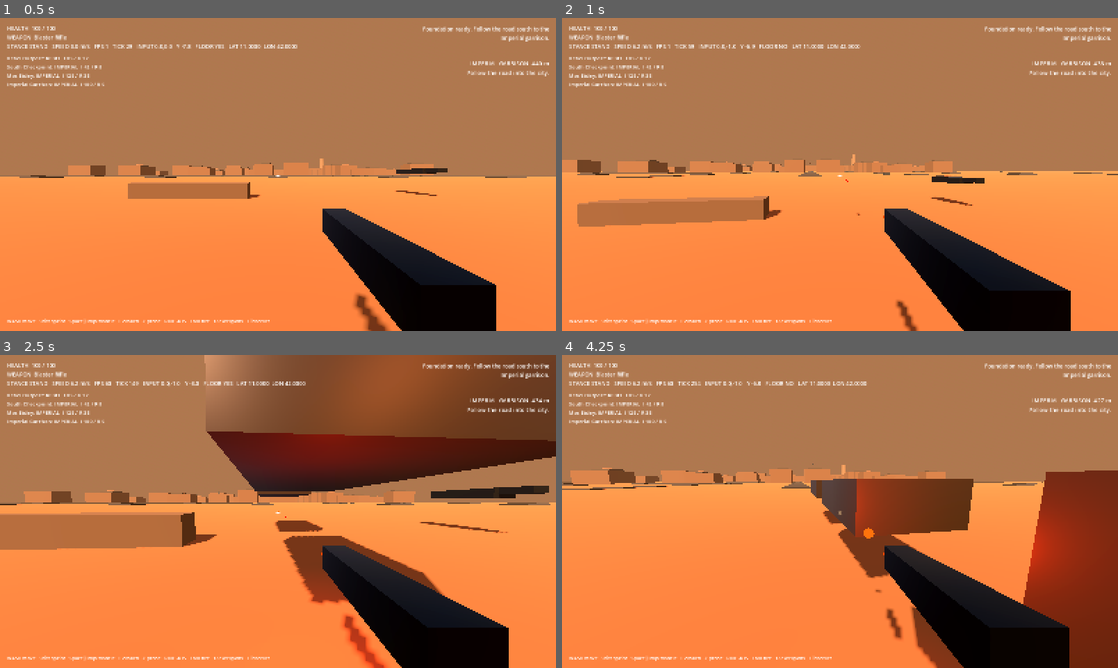
Above: before the commit, frames 1-4 (two rows, left to right).
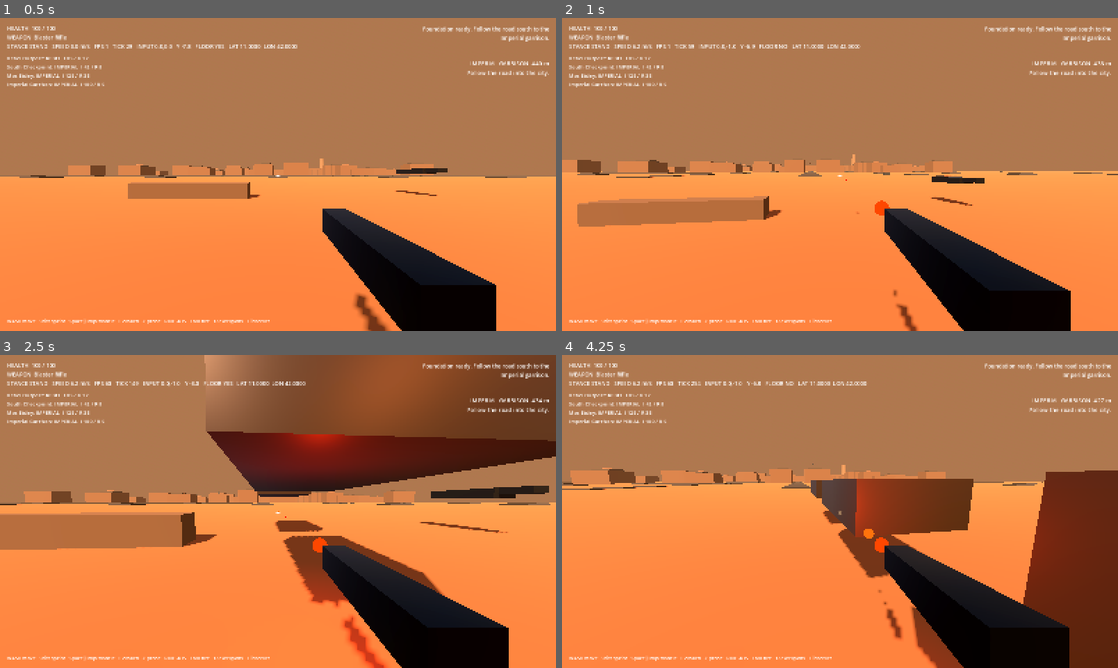
Above: after the commit, the same moments.

Repository: Deputy1389/far-horizon
Game: Godot game, scene res://game/scenes/main.tscn
Two runs of this game, one before a commit and one after it. Both use one fixed random seed, a clock stepped at 60 frames per second and the inputs below.
Inputs (mouse positions are in pixels of both pictures, inside the frame that each line leads up to):
- Up to frame 1 (0.5 s): no input
- Up to frame 2 (1 s): tap Enter at 0.5 s; move the mouse to (867, 174) at 0.52 s; press the mouse at (867, 174) at 0.53 s; hold W (move_forward) from 0.53 s (still down); tap Space (jump) at 0.77 s
- Up to frame 3 (2.5 s): keep holding W (move_forward); move the mouse to (250, 511) at 1.27 s; release the mouse at (250, 511) at 1.28 s; right-click (250, 511) at 1.35 s; tap Space (jump) at 1.52 s; click (250, 511) at 1.55 s; move the mouse to (289, 505) at 2.02 s; press the mouse at (289, 505) at 2.03 s; tap C (crouch) at 2.1 s
- Up to frame 4 (4.25 s): keep holding W (move_forward); move the mouse to (834, 517) at 2.77 s; release the mouse at (834, 517) at 2.78 s; click (834, 517) at 2.85 s; tap Space (jump) at 3.02, 3.77 s; move the mouse to (878, 514) at 3.52 s; press the mouse at (878, 514) at 3.53 s; tap E (interact) at 3.6 s

Frame 1 is identical in both runs. In frame 2, 0.1% of the frame differs, in the area x 51-62%, y 52-93%; in frame 3, 0.5%; in frame 4, 5.2%, in the area x 55-100%, y 44-85%.

Commit message:
combat: use extracted SWG weapon meshes for first-person viewmodel

Diff:
--- a/game/scripts/combat/weapon_controller.gd
+++ b/game/scripts/combat/weapon_controller.gd
@@ -17,6 +17,7 @@
 var viewmodel := Node3D.new()
 var muzzle := Marker3D.new()
 var weapon_mesh := MeshInstance3D.new()
+var imported_weapon: Node3D
 var muzzle_flash_mesh := MeshInstance3D.new()
 var muzzle_flash_light := OmniLight3D.new()
 var fire_audio := AudioStreamPlayer.new()
@@ -127,20 +128,33 @@
 	if weapons.is_empty():
 		return
 	var weapon := current_weapon()
-	var mesh := BoxMesh.new()
-	mesh.size = Vector3(0.13, 0.12, 0.46 if current_index == 0 else 0.72)
-	weapon_mesh.mesh = mesh
+	if imported_weapon != null and is_instance_valid(imported_weapon):
+		imported_weapon.queue_free()
+		imported_weapon = null
 
-	var material := StandardMaterial3D.new()
-	material.albedo_color = Color(0.08, 0.09, 0.1)
-	material.metallic = 0.72
-	material.roughness = 0.33
-	weapon_mesh.material_override = material
-	weapon_mesh.position = Vector3.ZERO
+	var role := "blasterPistol" if current_index == 0 else "blasterRifle"
+	imported_weapon = SwgAssetBridge.instantiate_weapon(role)
+	if imported_weapon != null:
+		viewmodel.add_child(imported_weapon)
+		imported_weapon.position = Vector3.ZERO
+		weapon_mesh.visible = false
+	else:
+		weapon_mesh.visible = true
+		var mesh := BoxMesh.new()
+		mesh.size = Vector3(0.13, 0.12, 0.46 if current_index == 0 else 0.72)
+		weapon_mesh.mesh = mesh
+
+		var material := StandardMaterial3D.new()
+		material.albedo_color = Color(0.08, 0.09, 0.1)
+		material.metallic = 0.72
+		material.roughness = 0.33
+		weapon_mesh.material_override = material
+		weapon_mesh.position = Vector3.ZERO
+
 	viewmodel.position = weapon.viewmodel_offset
 	viewmodel.scale = weapon.viewmodel_scale
-	muzzle.position = Vector3(0.0, 0.0, -mesh.size.z * 0.58)
-	fire_audio.stream = SwgAssetBridge.audio_for_role("blasterPistol" if current_index == 0 else "blasterRifle")
+	muzzle.position = Vector3(0.0, 0.0, -0.44 if current_index == 0 else -0.72)
+	fire_audio.stream = SwgAssetBridge.audio_for_role(role)
 
 func _fire() -> void:
 	var weapon := current_weapon()
